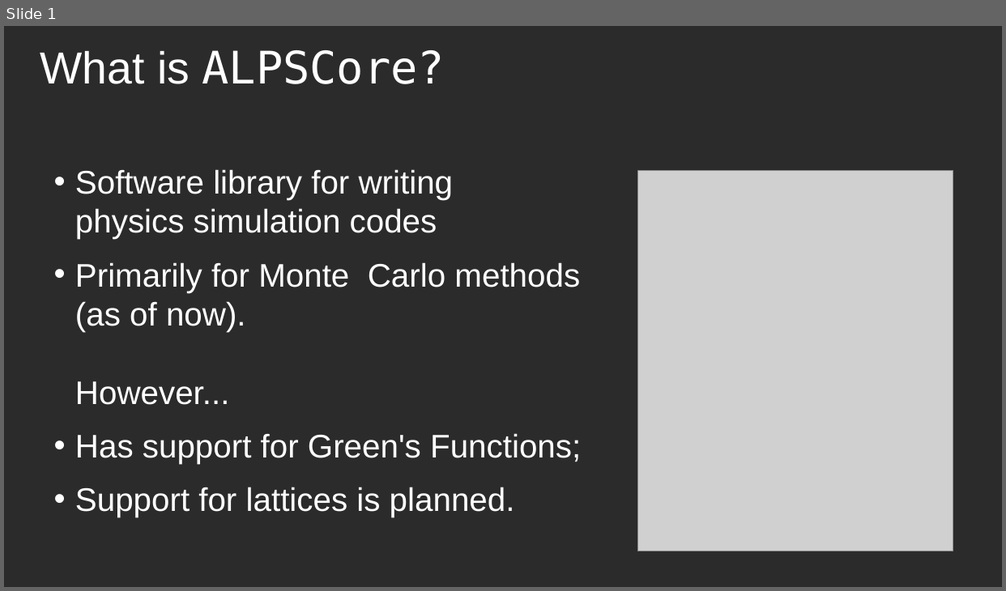
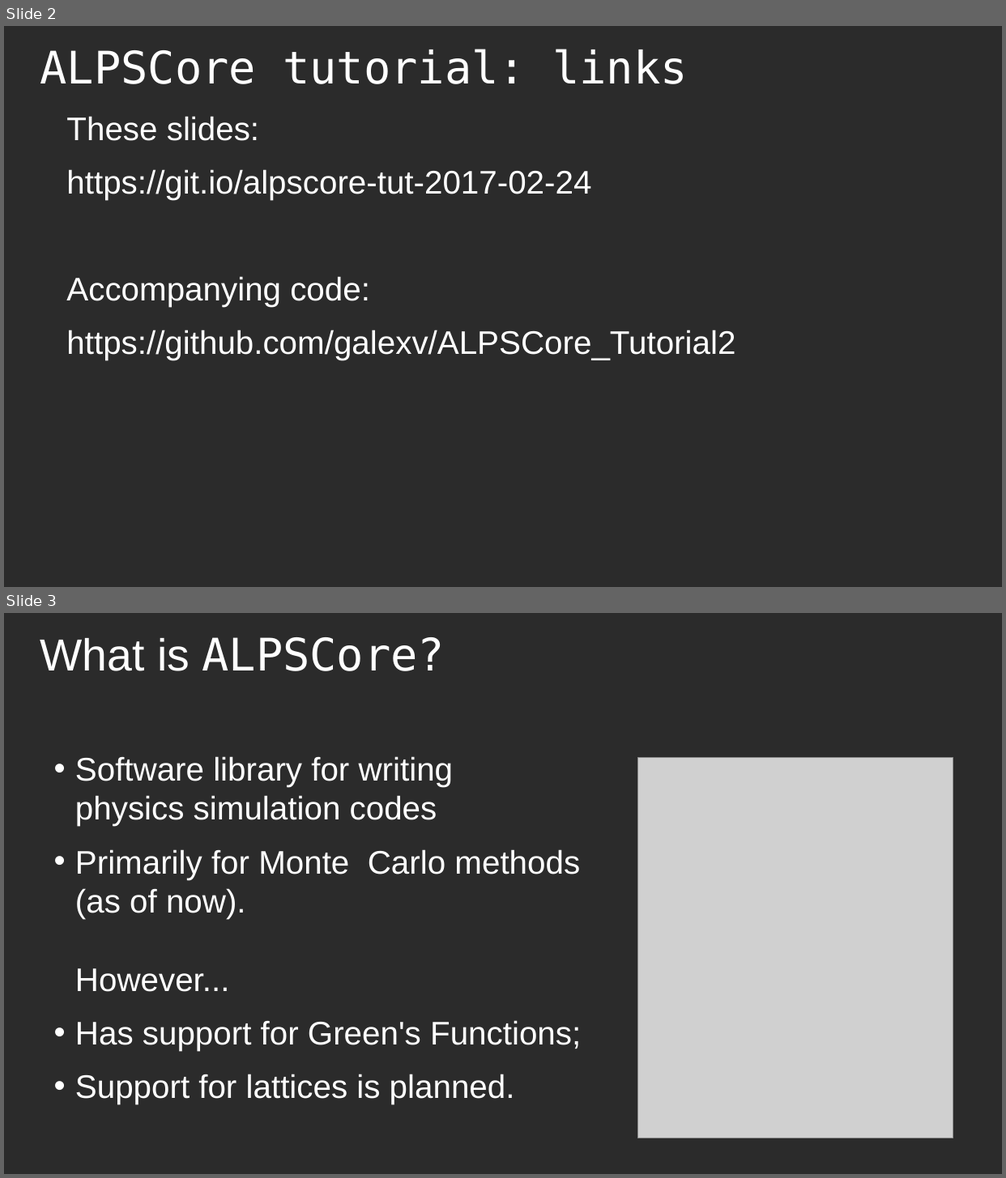
Before and after one commit to ALPSCore/Tutorial2, a slide deck: talk/overview.odp. Shown one above the other, each under a label of ours: slide 1 before the commit, slides 2 and 3 after it. The pictures are 1006x591 and 1006x1178 pixels, drawn with LibreOffice and Linux fonts; fonts in the diff are those of the drawing; grey boxes stand for pictures; background and template pictures are left out; a plain dark background stands for a picture behind light text. Boxes give left, top, right and bottom in pixels: in the first picture for what was removed or moved away, otherwise in the second. Text is boxed around its words. In the diff, an @@ line names an element or a change of style, - is before the commit and + after.

Commit message:
Added title page and links page

```diff
--- a/talk/overview.odp
+++ b/talk/overview.odp
@@ slide 2 added at bbox=[4, 26, 1002, 587], background picture (left out) @@
@@ title added at bbox=[40, 49, 688, 84], 35.7 pt, text #FFFFFF @@
+ALPSCore tutorial: links
@@ text added at bbox=[66, 116, 735, 361], 26 pt, text #FFFFFF @@
+These slides:
+https://git.io/alpscore-tut-2017-02-24
+Accompanying code:
+https://github.com/galexv/ALPSCore_Tutorial2
@@ what was slide 1 is now slide 3 @@
```
Also in this commit, not shown: 1 other slide added, 1 other file.
